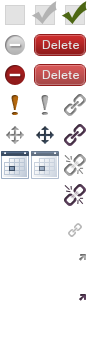
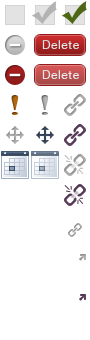
Before/after of a 90px x 340px layered artwork. What changed in the layer stack:
added layer "Layer 3" in group "break link" over [64, 154, 86, 176]
